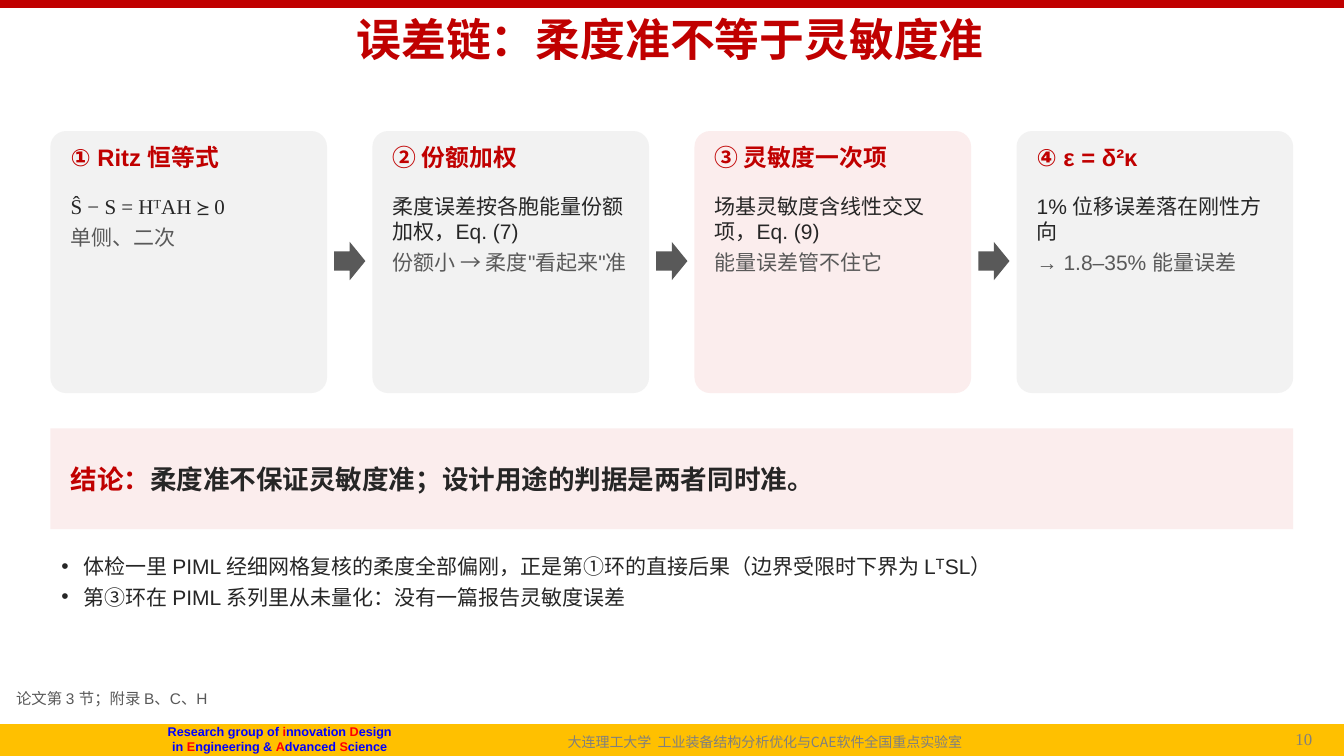
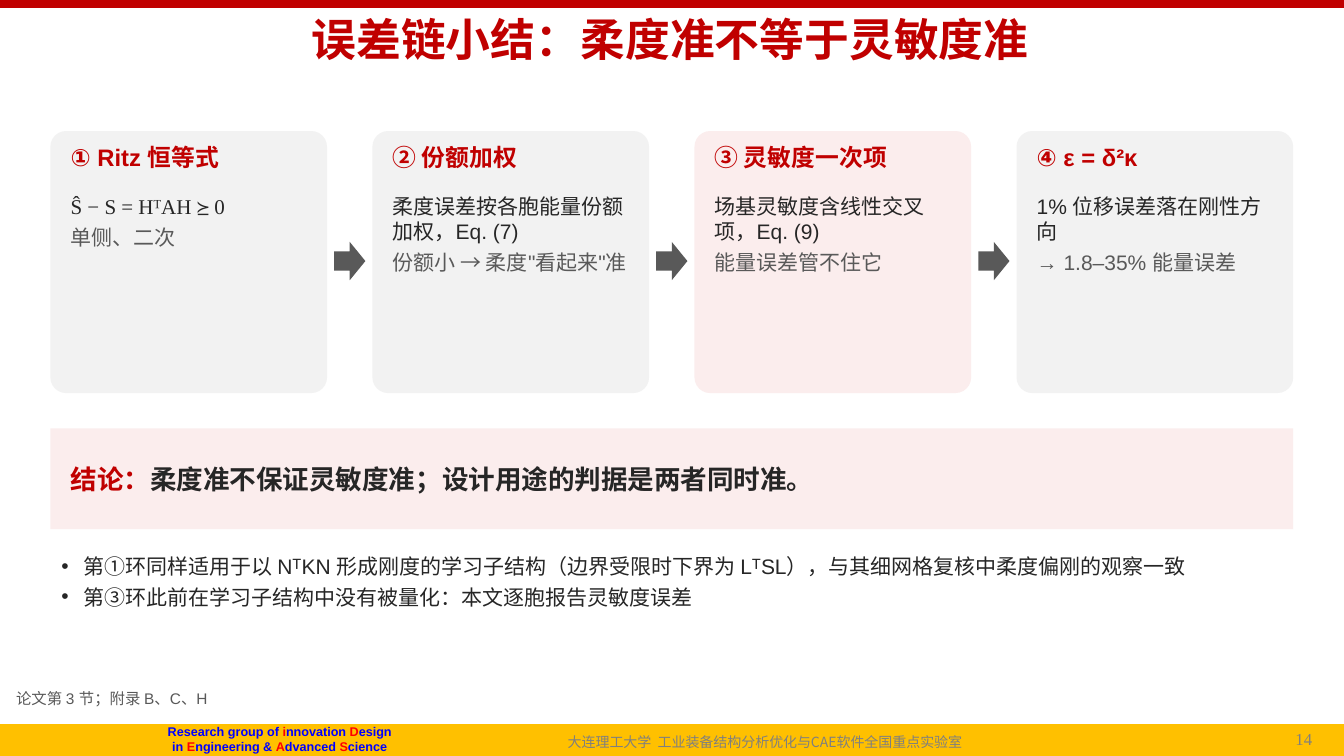
Before and after one commit to fanzhirui1004-source/curly-octo-goggles, a slide deck: slide 14 of docs/followup/talk/P1_NICE_导师汇报_20261003.pptx (slide 10 before the commit). Drawn at 1344x756 pixels with LibreOffice and Linux fonts; fonts in the diff are those of the drawing; background and template pictures are left out. Boxes give left, top, right and bottom in pixels: in the first picture for what was removed or moved away, otherwise in the second. Text is boxed around its words. In the diff, an @@ line names an element or a change of style, - is before the commit and + after.

```diff
--- a/docs/followup/talk/P1_NICE_导师汇报_20261003.pptx
+++ b/docs/followup/talk/P1_NICE_导师汇报_20261003.pptx
@@ title at [312,17,1029,61]: text changed @@
-误差链：柔度准不等于灵敏度准
+误差链小结：柔度准不等于灵敏度准
@@ text at [84,556,1185,607]: text changed @@
-• 体检一里 PIML 经细网格复核的柔度全部偏刚，正是第①环的直接后果（边界受限时下界为 LᵀSL）
-• 第③环在 PIML 系列里从未量化：没有一篇报告灵敏度误差
+• 第①环同样适用于以 NᵀKN 形成刚度的学习子结构（边界受限时下界为 LᵀSL），与其细网格复核中柔度偏刚的观察一致
+• 第③环此前在学习子结构中没有被量化：本文逐胞报告灵敏度误差
@@ page number at [1289,734,1334,745]: text changed @@
-10/30
+14/43
@@ page number at [1295,734,1312,745]: text changed @@
-10
+14
```
Also in this commit, not shown: 7 other slides changed, 20 slides added, 7 slides removed, 2 other files.
